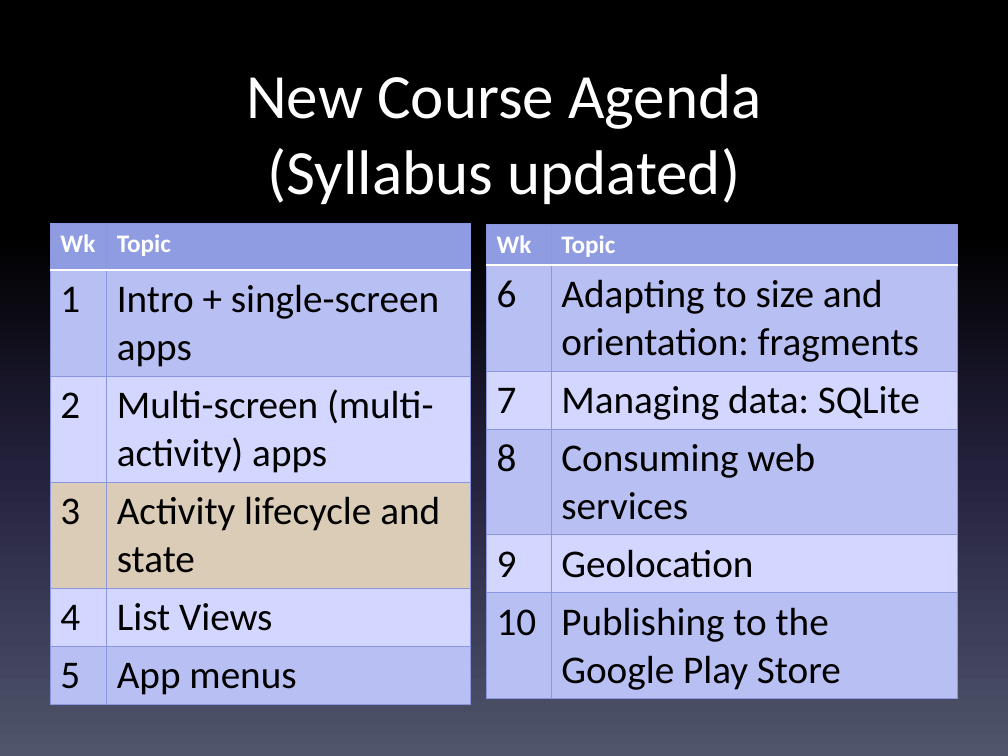
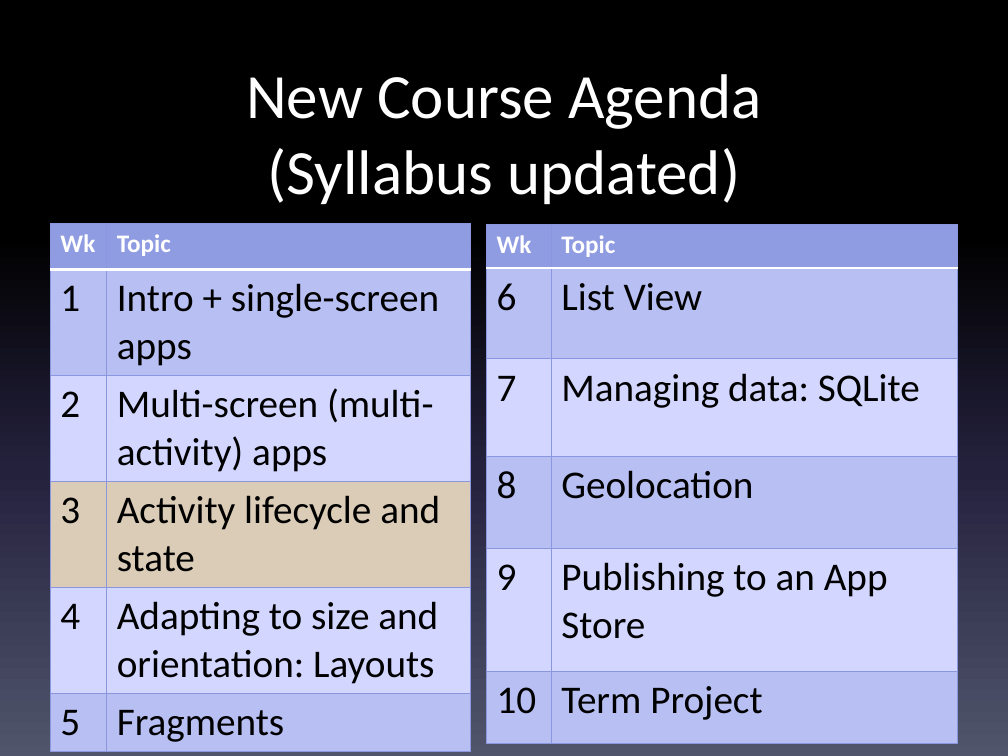
Before and after one commit to LCC-CIT/CS235AM-CourseMaterials, a slide deck: slide 2 of Slides/Wk3Day1-ActivityLifecycle.pptx. Drawn at 1008x756 pixels with LibreOffice and Linux fonts; fonts in the diff are those of the drawing. Boxes give left, top, right and bottom in pixels: in the first picture for what was removed or moved away, otherwise in the second. Text is boxed around its words. In the diff, an @@ line names an element or a change of style, - is before the commit and + after.

Commit message:
Re-arranged syllabus
Updated and improved the slides

```diff
--- a/Slides/Wk3Day1-ActivityLifecycle.pptx
+++ b/Slides/Wk3Day1-ActivityLifecycle.pptx
@@ table at (50, 223, 471, 746) @@
-row 5, column 2: List Views
+row 5, column 2: Adapting to size and orientation: Layouts
-row 6, column 2: App menus
+row 6, column 2: Fragments
@@ table at (487, 224, 958, 744) @@
-row 2, column 2: Adapting to size and orientation: fragments
+row 2, column 2: List View
-row 4, column 2: Consuming web services
+row 4, column 2: Geolocation
-row 5, column 2: Geolocation
+row 5, column 2: Publishing to an App Store
-row 6, column 2: Publishing to the Google Play Store
+row 6, column 2: Term Project
```
Also in this commit, not shown: 1 other slide changed, 11 other files.
